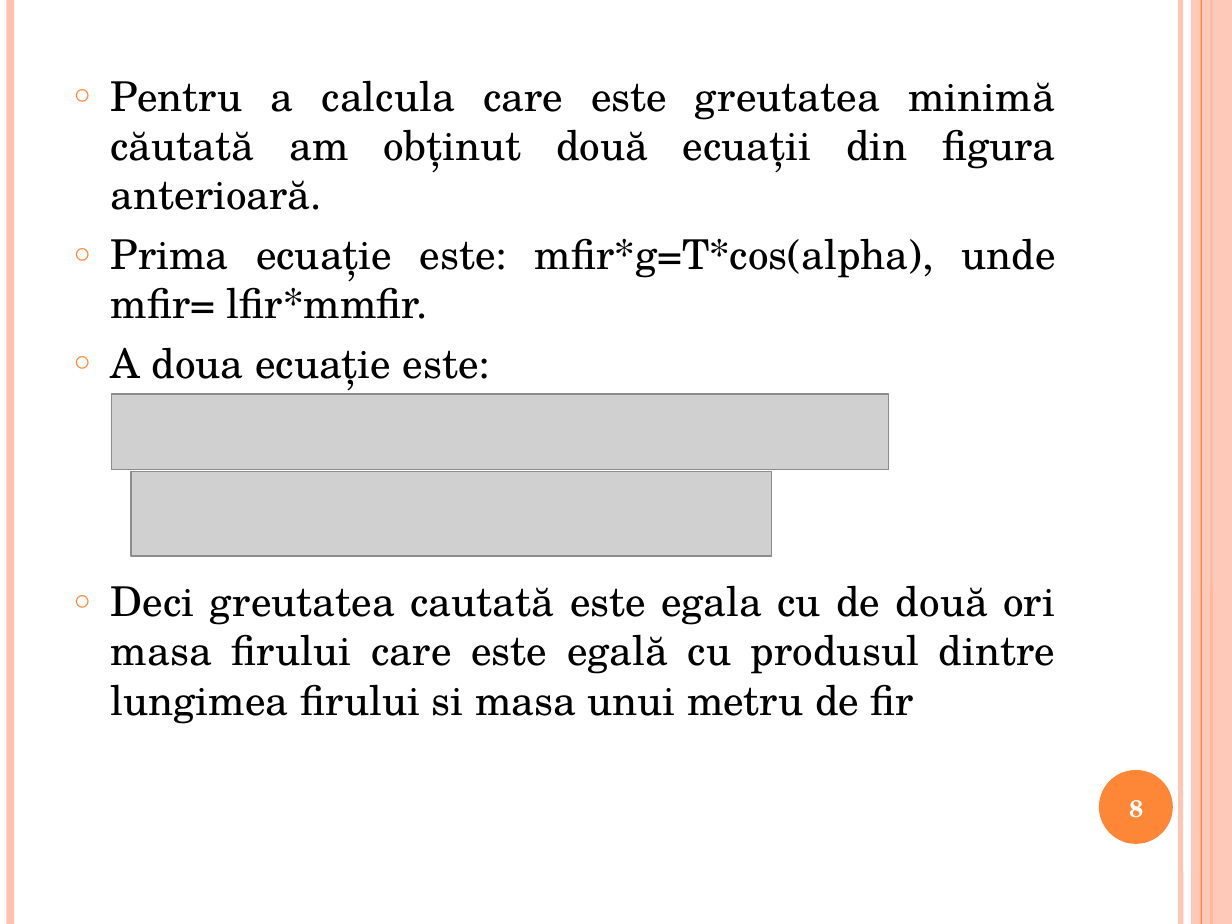
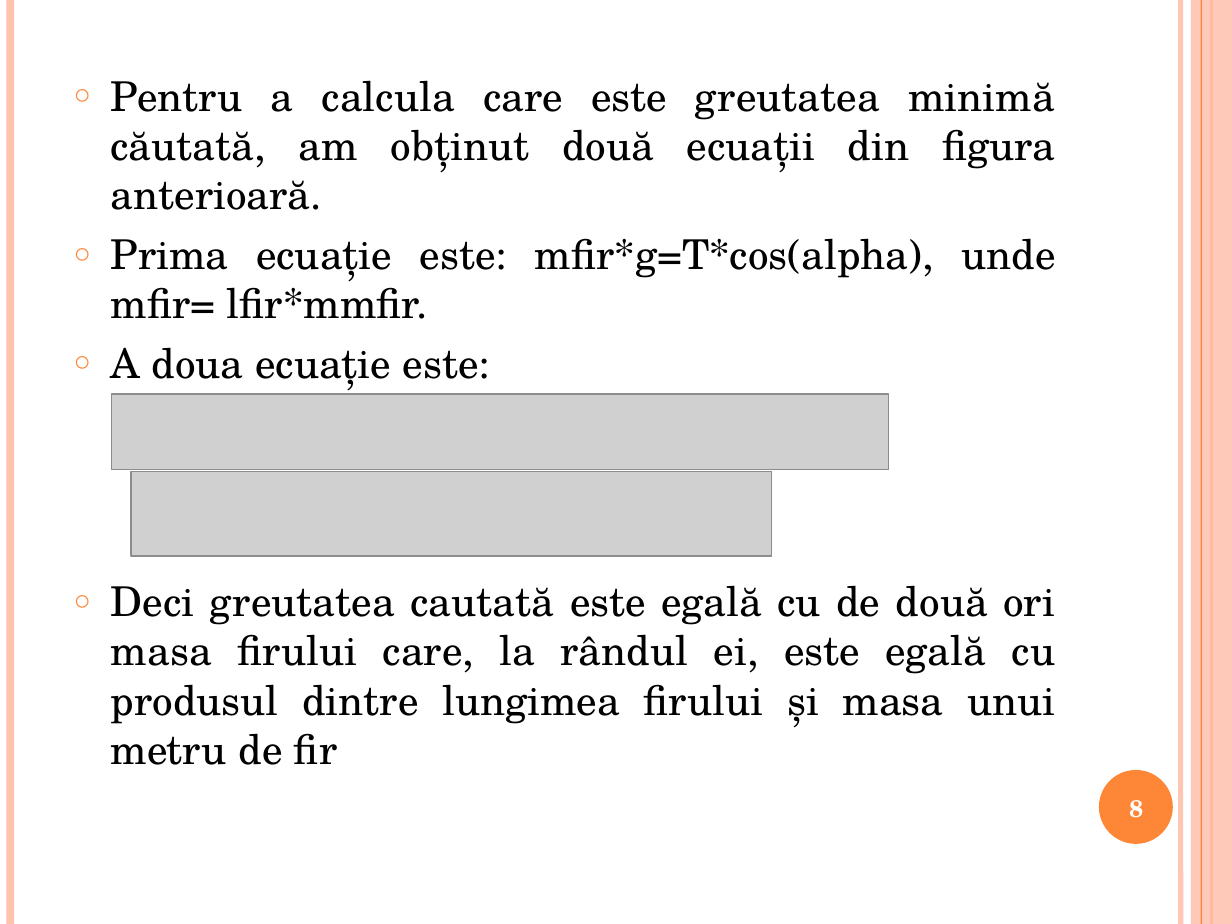
Before and after one commit to medyt/Lucrare-licenta, a slide deck: slide 8 of Prezentare licenta.pptx. Drawn at 1232x924 pixels with LibreOffice and Linux fonts; fonts in the diff are those of the drawing; grey boxes stand for pictures. Boxes give left, top, right and bottom in pixels: in the first picture for what was removed or moved away, otherwise in the second. Text is boxed around its words. In the diff, an @@ line names an element or a change of style, - is before the commit and + after.

```diff
--- a/Prezentare licenta.pptx
+++ b/Prezentare licenta.pptx
@@ text at <box>111,80,1055,210</box>: text changed @@
-○ Pentru a calcula care este greutatea minimă căutată am obținut două ecuații din figura anterioară.
+○ Pentru a calcula care este greutatea minimă căutată, am obținut două ecuații din figura anterioară.
@@ text at <box>111,585,1055,765</box>: text changed @@
-○ Deci greutatea cautată este egala cu de două ori masa firului care este egală cu produsul dintre lungimea firului si masa unui metru de fir
+○ Deci greutatea cautată este egală cu de două ori masa firului care, la rândul ei, este egală cu produsul dintre lungimea firului și masa unui metru de fir
```
Also in this commit, not shown: 10 other slides changed.
